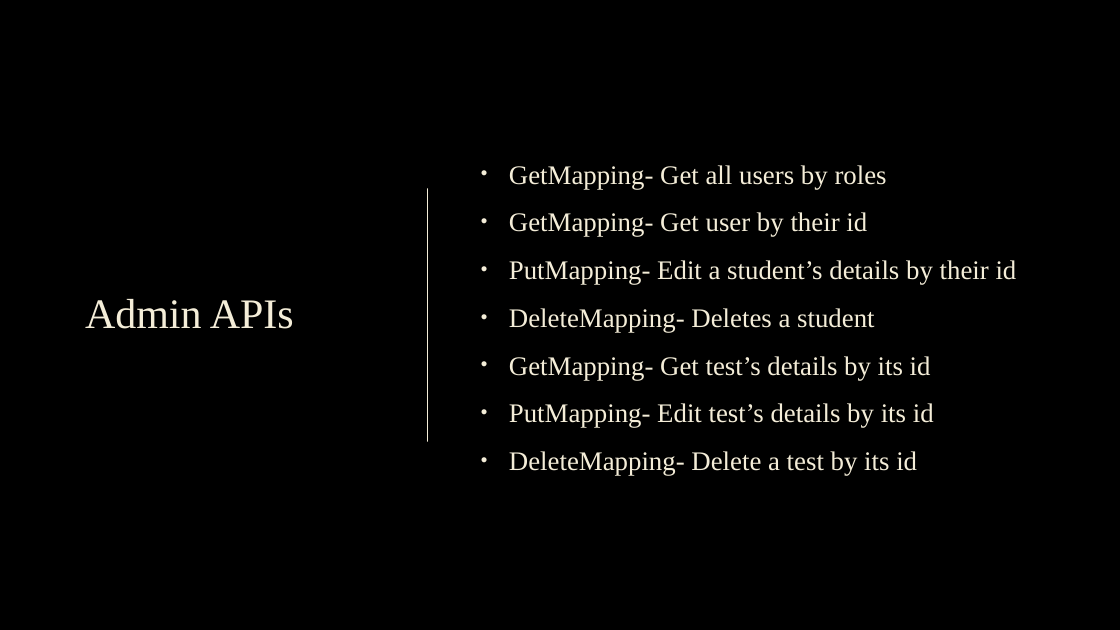
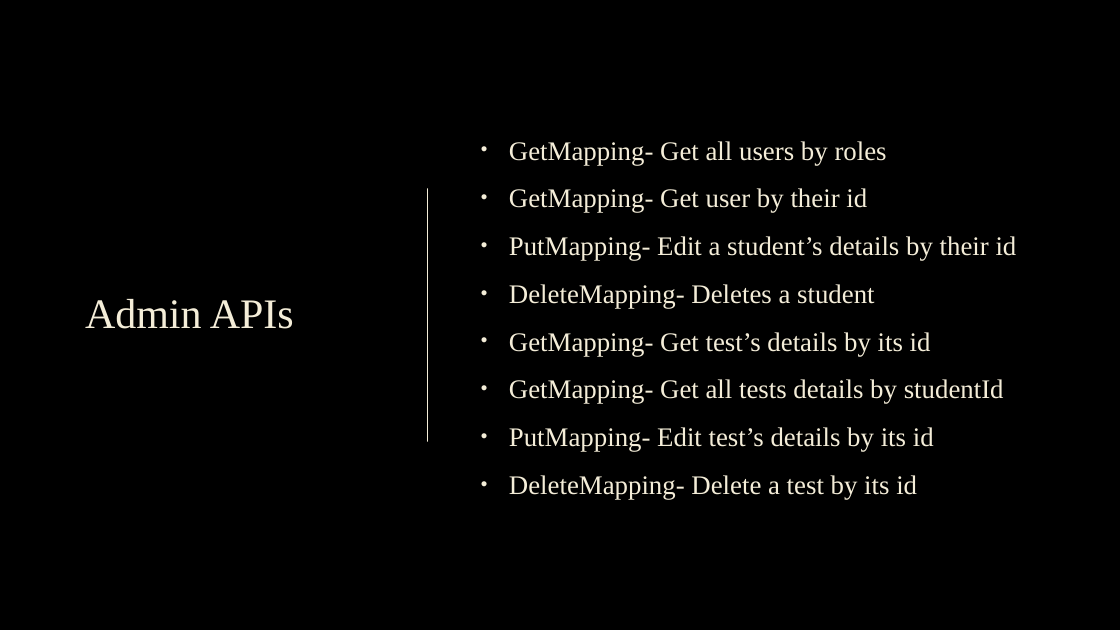
Before and after one commit to yongdingtan/ncs_final_final_project, a slide deck: slide 10 of NCS_Project_Presentation_TanYongDing.pptx. Drawn at 1120x630 pixels with LibreOffice and Linux fonts; fonts in the diff are those of the drawing; background and template pictures are left out. Boxes give left, top, right and bottom in pixels: in the first picture for what was removed or moved away, otherwise in the second. Text is boxed around its words. In the diff, an @@ line names an element or a change of style, - is before the commit and + after.

```diff
--- a/NCS_Project_Presentation_TanYongDing.pptx
+++ b/NCS_Project_Presentation_TanYongDing.pptx
@@ text at (509, 379, 1004, 404): paragraph added @@
+• GetMapping- Get all tests details by studentId
```
Also in this commit, not shown: 1 other slide changed, 8 slides added, 1 slide removed, 8 other files.
